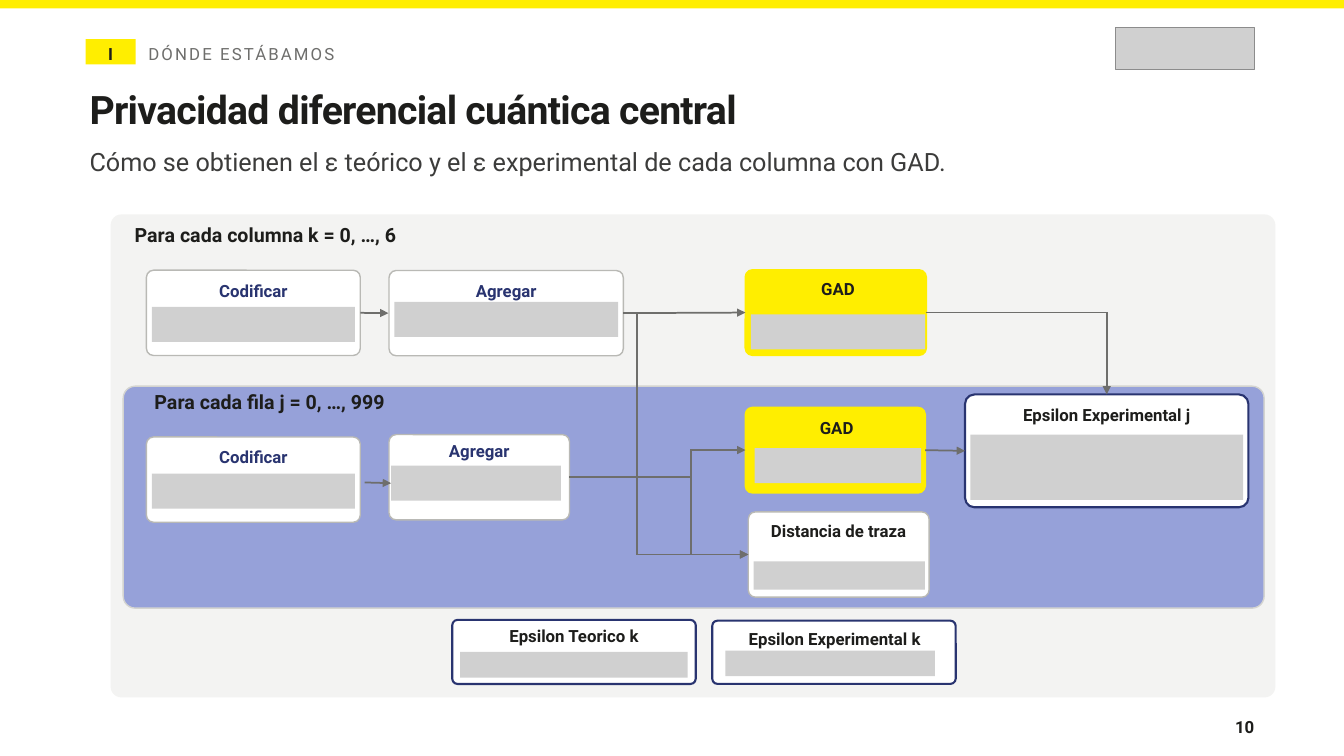
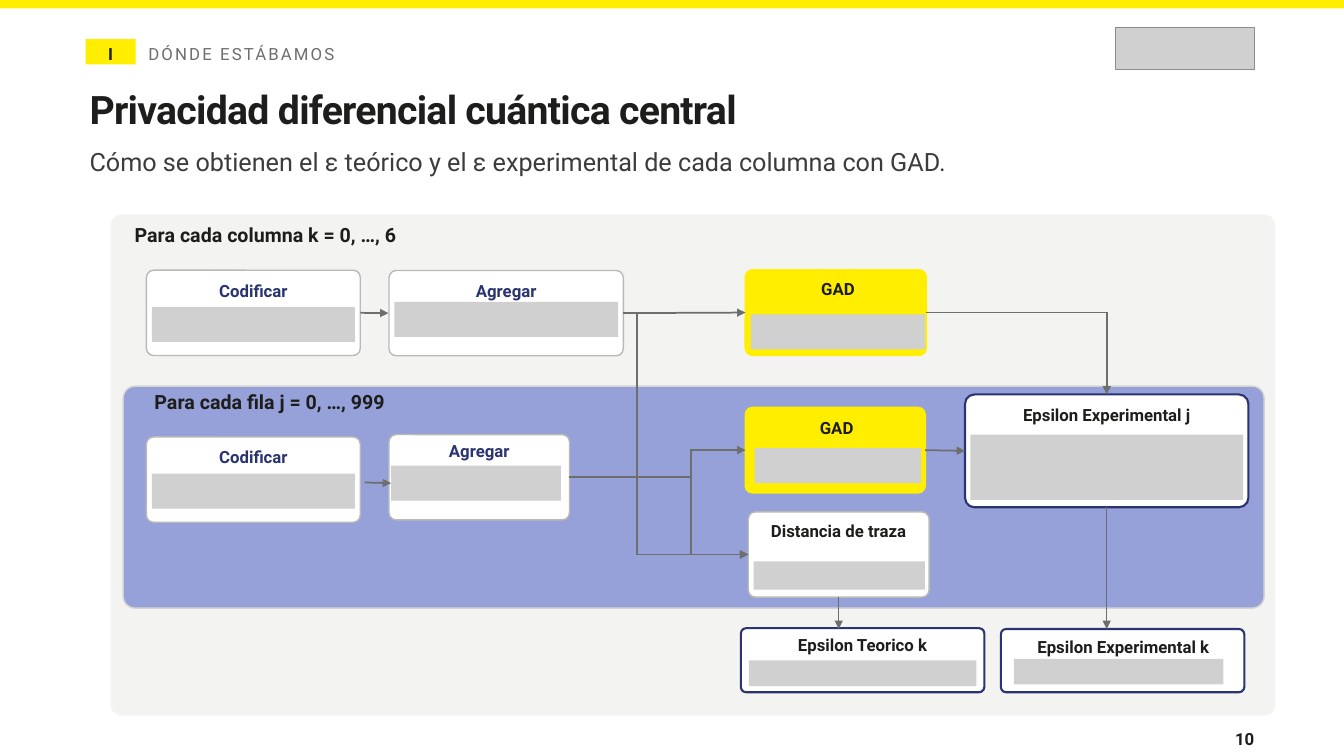
Before and after one commit to tomasSiSa18/TesisPregrado, a slide deck: slide 10 of PresentacionSemana10/Avances semana 10.pptx. Drawn at 1344x756 pixels with LibreOffice and Linux fonts; fonts in the diff are those of the drawing; grey boxes stand for pictures. Boxes give left, top, right and bottom in pixels: in the first picture for what was removed or moved away, otherwise in the second. Text is boxed around its words. In the diff, an @@ line names an element or a change of style, - is before the commit and + after.

```diff
--- a/PresentacionSemana10/Avances semana 10.pptx
+++ b/PresentacionSemana10/Avances semana 10.pptx
@@ rounded rectangle: place and size @@
-rounded rectangle at (111, 215, 1276, 698)
+rounded rectangle at (111, 215, 1276, 716)
@@ arrow added from (1107, 507) to (1107, 629), #6D6D6C 0.5 pt @@
@@ arrow added from (839, 597) to (839, 629), #6D6D6C 0.5 pt @@
@@ 2 texts, 2 rounded rectangles: place and size @@
-2 texts, 2 rounded rectangles at (453, 620, 957, 685)
+2 texts, 2 rounded rectangles at (741, 628, 1245, 693)
@@ picture removed at (461, 652, 689, 679) @@
@@ picture removed at (726, 650, 936, 676) @@
@@ picture added at (1014, 659, 1224, 685) @@
@@ picture added at (749, 660, 977, 687) @@
@@ text "10": place and size @@
-text "10" at (1235, 721, 1254, 733)
+text "10" at (1235, 733, 1254, 745)
```
Also in this commit, not shown: 2 other slides changed, 1 other file.
